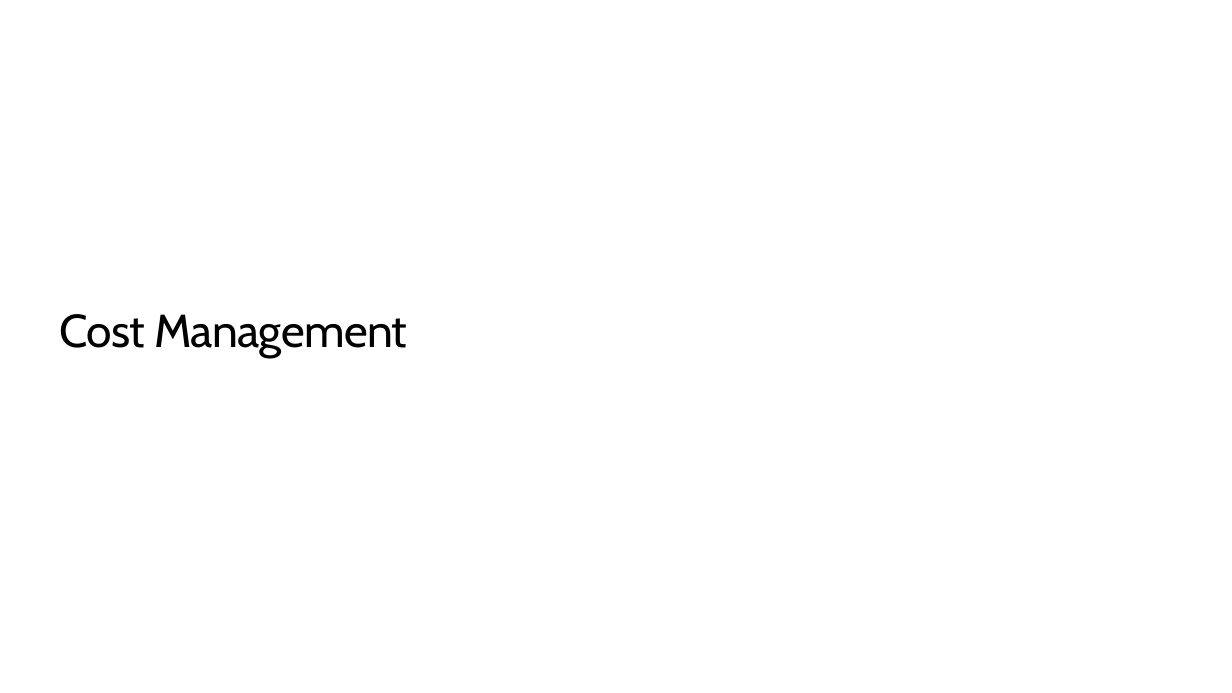
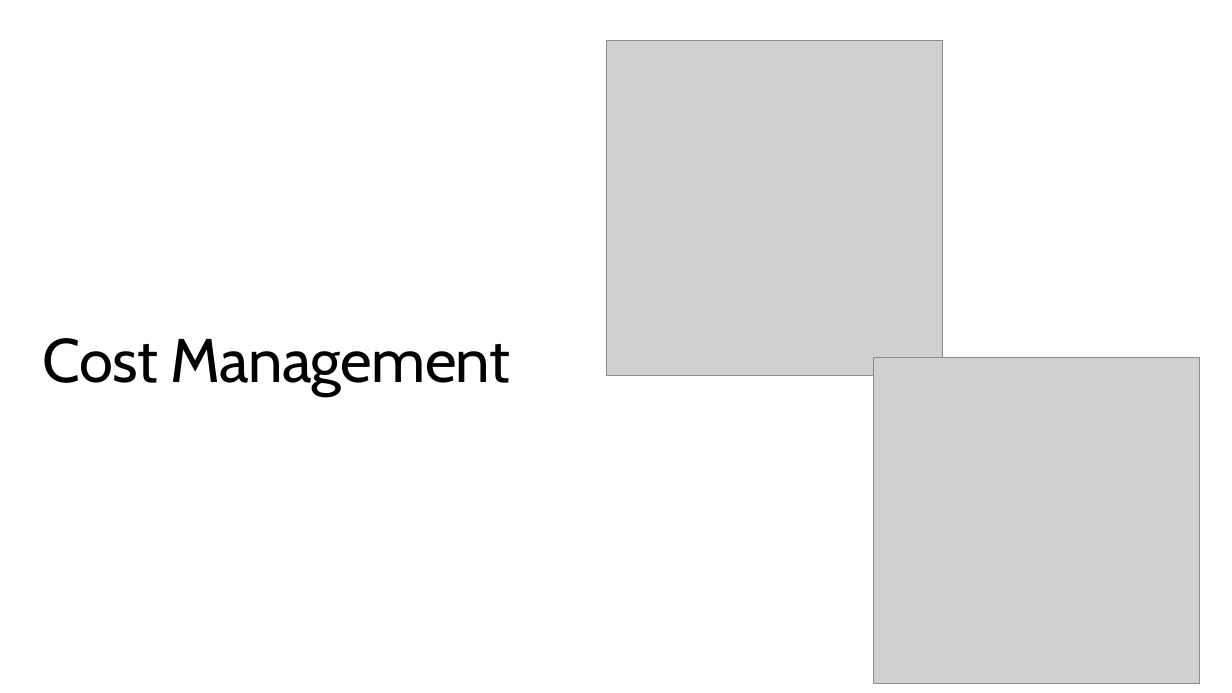
Before and after one commit to peterperov/MSFTCSA, a slide deck: slide 3 of 126-AzureCost/Azure Cost PBI BootCamp.pptx. Drawn at 1232x693 pixels with LibreOffice and Linux fonts; fonts in the diff are those of the drawing; grey boxes stand for pictures; background and template pictures are left out. Boxes give left, top, right and bottom in pixels: in the first picture for what was removed or moved away, otherwise in the second. Text is boxed around its words. In the diff, an @@ line names an element or a change of style, - is before the commit and + after.

```diff
--- a/126-AzureCost/Azure Cost PBI BootCamp.pptx
+++ b/126-AzureCost/Azure Cost PBI BootCamp.pptx
@@ picture added at <box>607,40,943,375</box> @@
@@ title "Cost Management": place and size @@
-title "Cost Management" at <box>59,314,407,358</box>
+title "Cost Management" at <box>43,338,510,396</box>
@@ title "Cost Management" at <box>43,338,510,396</box>: size 36 to 48 pt @@
@@ picture added at <box>873,358,1200,684</box> @@
```
Also in this commit, not shown: 1 other slide changed, 6 slides added, 2 slides removed, 3 other files.
